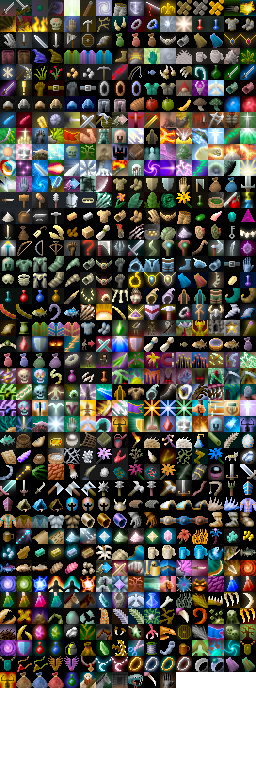
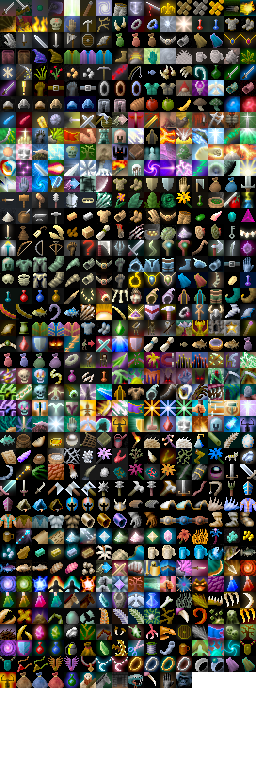
The second 256px x 768px image is a revision of the first. Changes to its layers:
painted on "shade" over [176, 672, 192, 688]
